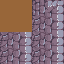
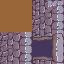
Layer changes from the first w=64, h=64 image to the second:
added layer "Layer 8" above "Layer 7" over [32, 32, 64, 64]
added layer "Layer 7" above "Layer 6" over [32, 32, 64, 64]
